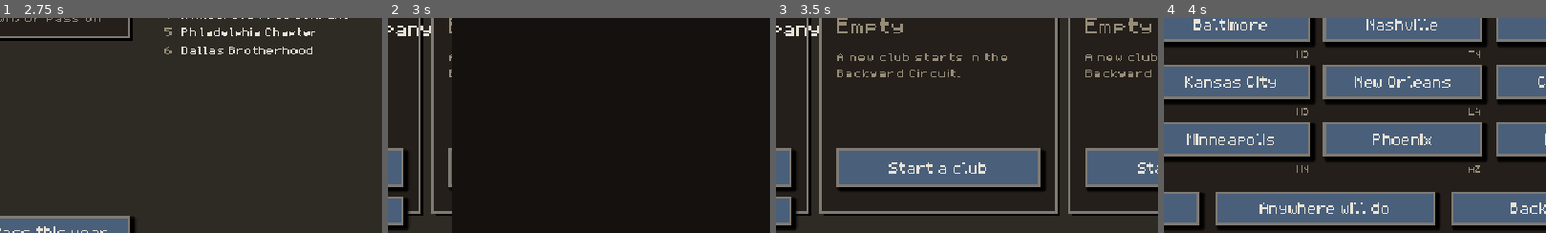
Above: before the commit, frames 1-4 (left to right).
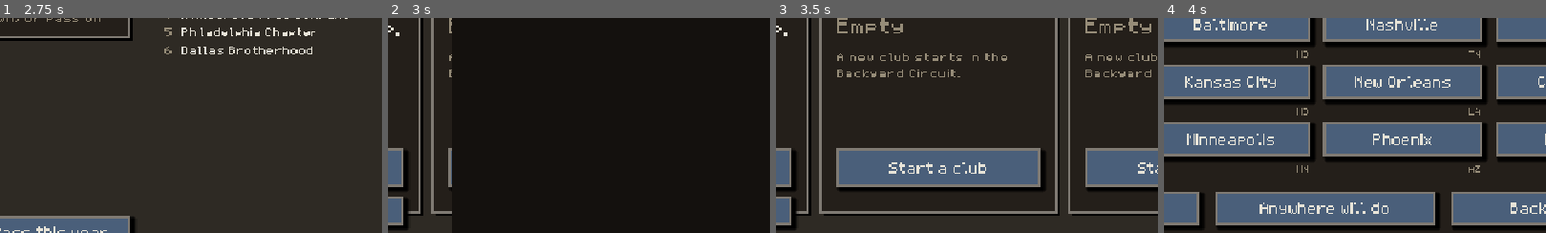
Above: after the commit, the same moments.

Repository: PeteMoe56/8bit-buhurt
Game: Godot game, scene res://scenes/Start.tscn
Two runs of this game, one before a commit and one after it. Both use one fixed random seed, a clock stepped at 60 frames per second and the inputs below.
Inputs:
- Up to frame 1 (2.75 s): click "Play" at 0.5 s; click "Start a club" at 1.25 s; click "Seattle" at 2 s
- Up to frame 2 (3 s): click "Menu" at 2.75 s
- Up to frame 3 (3.5 s): no input
- Up to frame 4 (4 s): click "Start a club" at 3.5 s
The pictures show only the part of the screen within x 29-79%, y 42-92%; the shares and areas given below are measured in that part.

Frame 1 is identical in both runs. In frame 2, 0.2% of the frame differs, in the area x 2-12%, y 3-9%; in frame 3, 0.2%; in frame 4, nothing differs.

Commit message:
Code and housekeeping pass
Sixteen uncalled functions resolved: ten wired, five deleted, one left for
the arena chat. Four of the wires closed a real gap — the market never said
a man was over the cap, the clubhouse never said which division a build
needed, the night-out button looked live every week, and the game had never
once named a fighter's trait.

Save migration: VERSION_MIN = 11 and a per-version walk, so a schema change
no longer wipes a career. Career.drain_all() finally has the caller it was
written for.

test_ink.gd sweeps panels now — UiKit.panel() writes its rect to the ledger.
Four real overflows on the first two runs, including one clipped mid-sentence
in the oldest screenshot in shots/, and UiKit.clip_px() which had a docstring
and no function under it.

Favourites can be reordered (model + 17 checks; the control is the arena's).
run_tests.sh parse-gates every script in the repo, in parallel.

README, CREDITS and LEAGUES rewritten — all three described a game that had
not existed for weeks, and the README's 'Portrait, 540x960' is the likeliest
source of the portrait orientation setting that would have shipped.

Suite: 588 checks, 41 runs, green.

Co-Authored-By: Claude Opus 5 <noreply@anthropic.com>
Claude-Session: https://claude.ai/code/session_01SXQ1mx5gHaUMMG9EESzUNL

Diff:
--- a/scripts/game/title_scene.gd
+++ b/scripts/game/title_scene.gd
@@ -296,7 +296,11 @@
 			UiKit.text(self, font, "Backyard Circuit.", Vector2(x + 20, SLOT_Y + 126), 14, UiKit.DIM)
 			continue
 		UiKit.text(self, font, "SLOT %d" % (i + 1), Vector2(x + 20, SLOT_Y + 34), 15, UiKit.DIM)
-		UiKit.text(self, font, UiKit.clip(String(info["club"]), 20),
+		## CLIPPED BY PIXELS, into a box that is measured in pixels. It was
+		## twenty characters, and "Detroit Free Company" is exactly twenty — 291
+		## of them at this size, into a card that has 280.
+		UiKit.text(self, font,
+			UiKit.clip_px(font, String(info["club"]), 21, SLOT_W - 40.0),
 			Vector2(x + 20, SLOT_Y + 72), 21, UiKit.INK)
 		UiKit.text(self, font, String(info["tier"]), Vector2(x + 20, SLOT_Y + 102), 15, UiKit.YOU)
 		UiKit.text(self, font, "Season %d" % int(info["season"]),
--- a/scripts/game/ui.gd
+++ b/scripts/game/ui.gd
@@ -1159,6 +1159,30 @@
 ##
 ## This measures. It takes the width it is allowed and hands back the longest
 ## prefix that fits inside it, ellipsis included.
+##
+## THE COMMENT ABOVE WAS HERE AND THE FUNCTION WAS NOT — for how long, nothing
+## records; it ran straight into `wrap`'s own note, and a doc block with no
+## function under it reads as a function until you look. Found on 15 Sep 2026 by
+## the panel sweep, which caught "Detroit Free Company" seven pixels outside its
+## save-slot card on the title screen: twenty characters, clipped at twenty
+## characters, into a three-hundred-pixel box. The exact mistake this missing
+## function was written to prevent, described in its own absent docstring.
+static func clip_px(font: Font, s: String, px: int, width: float) -> String:
+	if width <= 0.0:
+		return ""
+	if font.get_string_size(s, HORIZONTAL_ALIGNMENT_LEFT, -1.0, px).x <= width:
+		return s
+	## Trim a character at a time from the end. Strings on this screen are names
+	## and labels — tens of characters, not thousands — so a measured walk is
+	## cheaper to read than a bisection and costs nothing anybody can feel.
+	var out := s
+	while out.length() > 1:
+		out = out.substr(0, out.length() - 1)
+		if font.get_string_size(out + ".", HORIZONTAL_ALIGNMENT_LEFT, -1.0, px).x <= width:
+			return out + "."
+	return "."
+
+
 ## WRAP TO A WIDTH, RETURNING THE LINES — not a string with newlines in it, and
 ## not a truncation.
 ##
Not shown, added: shots/aspect_1260x540.png.import
Not shown, added: shots/year_1170x540.png.import
Not shown, added: shots/year_1260x540.png.import
Not shown, changed: art/sprite/README.md
Not shown, changed: docs/ARENA-SHAPE-HANDOFF.md
Not shown, changed: docs/REGISTER.md
Not shown, removed: docs/RetroBowl-Art-Spec.pdf
Not shown, added: docs/RetroBuhurt-Art-Specification.pdf
Not shown, changed: tools/run_tests.sh
